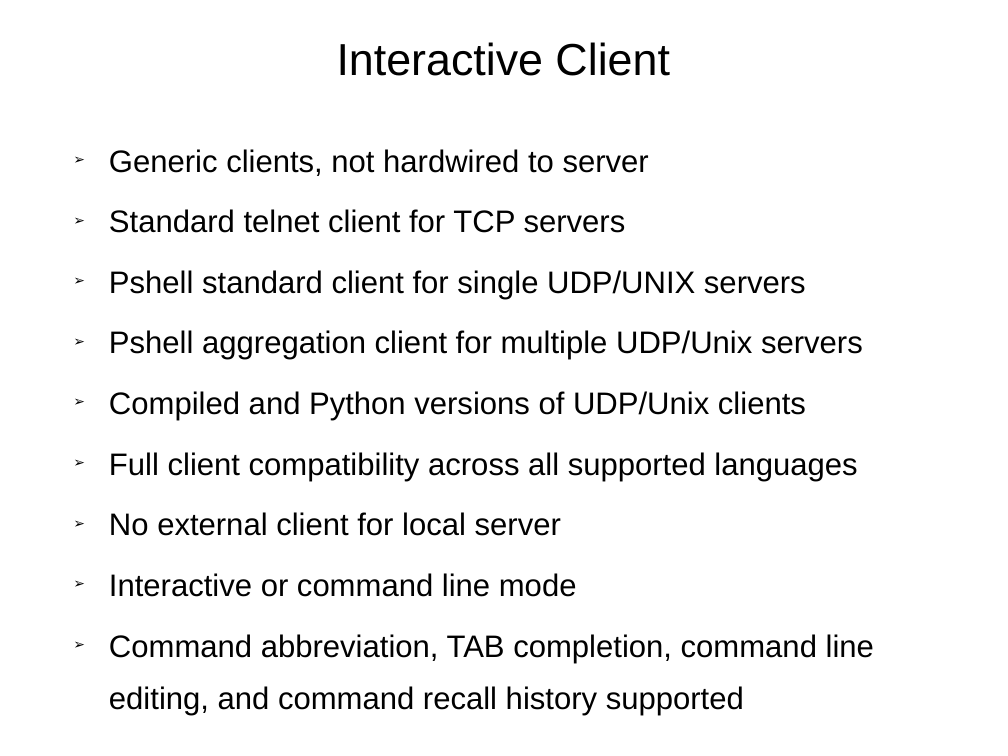
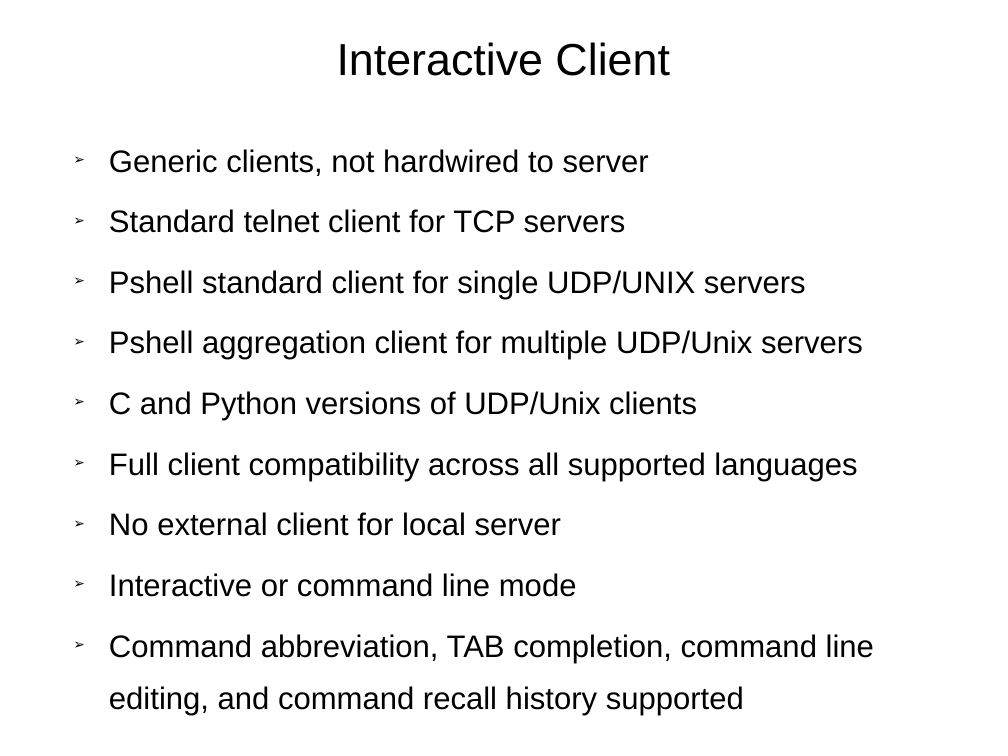
Before and after one commit to RonIovine/pshell, a slide deck: slide 4 of PSHELL-Framework.ppt. Drawn at 1008x756 pixels with LibreOffice and Linux fonts; fonts in the diff are those of the drawing. Boxes give left, top, right and bottom in pixels: in the first picture for what was removed or moved away, otherwise in the second. Text is boxed around its words. In the diff, an @@ line names an element or a change of style, - is before the commit and + after.

```diff
--- a/PSHELL-Framework.ppt
+++ b/PSHELL-Framework.ppt
@@ text at <box>109,391,697,420</box>: text changed @@
-➢ Compiled and Python versions of UDP/Unix clients
+➢ C and Python versions of UDP/Unix clients
```
Also in this commit, not shown: 1 other file.
